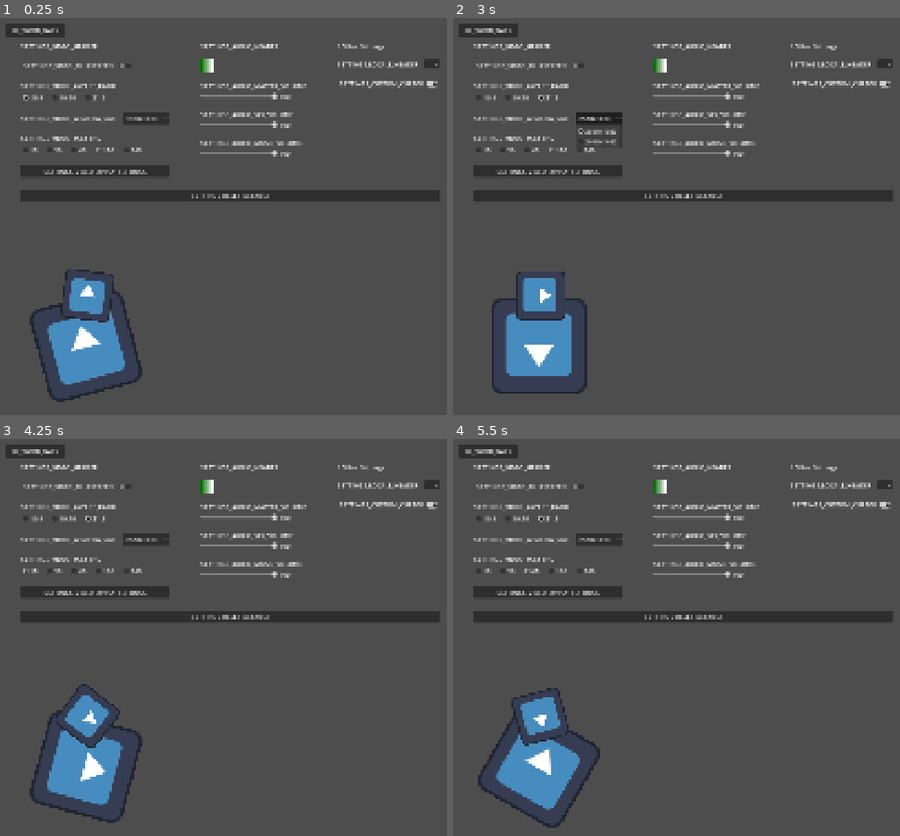
Above: before the commit, frames 1-4 (two rows, left to right).
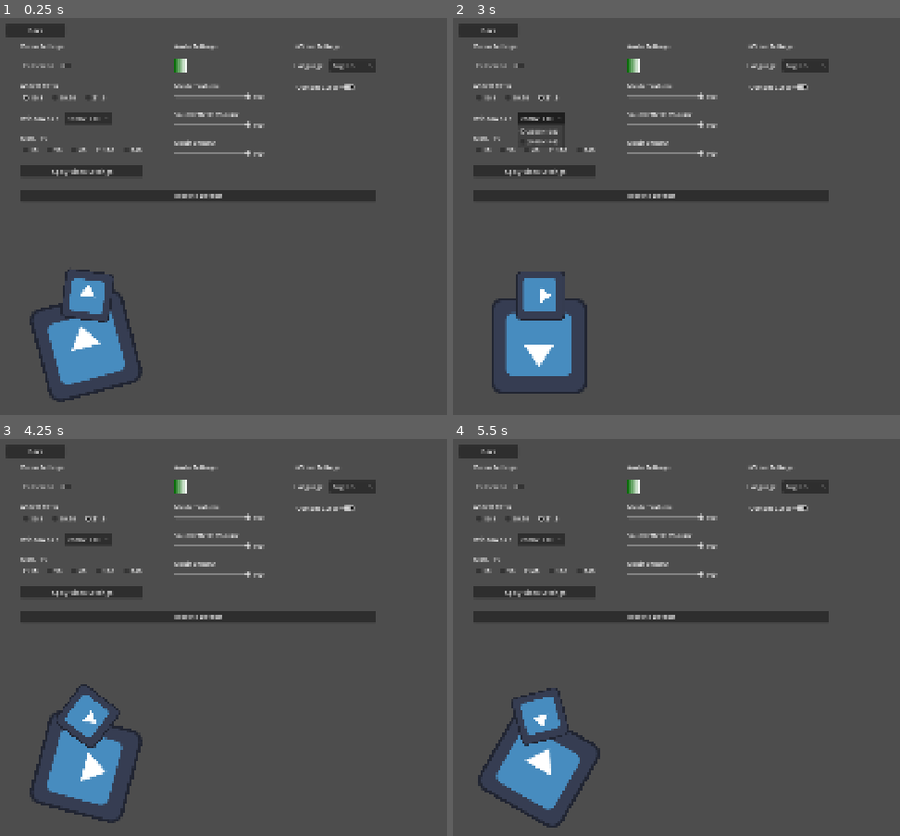
Above: after the commit, the same moments.

Repository: gurbsgurbs/game-template-godot
Game: Godot game, scene res://Screens/Settings/settings.tscn
Same seed, same stepped clock (60 frames per second), same inputs: the game is played once before the commit and once after it. The project has no main scene, so this scene is started directly. The engine's default icon, where the game draws it, is replaced by a stand-in: a white triangle on a blue panel in a dark square.
Inputs:
- Up to frame 1 (0.25 s): no input
- Up to frame 2 (3 s): click "16:9" at 0.5 s; click "16:10" at 1.25 s; click "21:9" at 2 s; click "2560x1080" at 2.75 s
- Up to frame 3 (4.25 s): click "15" at 3.5 s
- Up to frame 4 (5.5 s): click "30" at 4.25 s; click "60" at 5 s

The runs differ from the first frame. In frame 1, 4.8% of the frame differs, in the area x 2-99%, y 2-47%; in frame 2, 5.1%; in frame 3, 4.8%; in frame 4, 4.8%.

Commit message:
fixing cursor glitch

Diff:
--- a/Globals/SettingsManager/settings_manager.gd
+++ b/Globals/SettingsManager/settings_manager.gd
@@ -114,7 +114,7 @@
 	# ---- Locale ----
 	TranslationServer.set_locale(settings.get_value("Locale", "locale"))
 	# ---- Visuals ----
-	CursorManager.set_custom_cursor(settings.get_value("Visuals", "custom_cursor"))
+	CursorManager.set_custom_cursor_enabled(settings.get_value("Visuals", "custom_cursor"))
 
 
 
--- a/Screens/Settings/settings.gd
+++ b/Screens/Settings/settings.gd
@@ -92,7 +92,6 @@
 	_pick_current_locale_option()
 
 	# ---- Cursor ----
-	print(SettingsManager.settings.get_value("Visuals", "custom_cursor"))
 	cursor_toggle.button_pressed = SettingsManager.settings.get_value("Visuals", "custom_cursor")
 
 
--- a/project.godot
+++ b/project.godot
@@ -34,7 +34,6 @@
 window/size/maximize_disabled=true
 window/stretch/mode="canvas_items"
 window/stretch/aspect="expand"
-mouse_cursor/custom_image="uid://jpmycgpd06p6"
 
 [editor_plugins]
 
@@ -42,6 +41,7 @@
 
 [internationalization]
 
+locale/translations=PackedStringArray("res://Assets/Localization/localization.en.translation", "res://Assets/Localization/localization.pt.translation")
 locale/test="pt"
 
 [physics]
